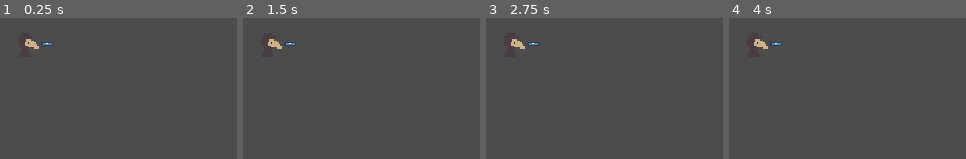
Above: before the commit, frames 1-4 (left to right).
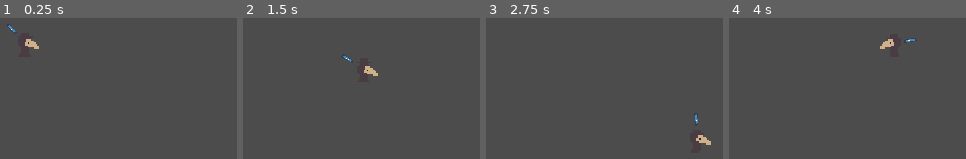
Above: after the commit, the same moments.

Repository: AJ08Coder/LudumDare52
Game: Godot game, scene res://Enviroment/World.tscn
Same seed, same stepped clock (60 frames per second), same inputs: the game is played once before the commit and once after it. The engine's default icon, where the game draws it, is replaced by a stand-in: a white triangle on a blue panel in a dark square.
Inputs (mouse positions are in pixels of both pictures, inside the frame that each line leads up to):
- Up to frame 1 (0.25 s): no input
- Up to frame 2 (1.5 s): tap Enter (ui_accept) at 0.5, 0.77 s; move the mouse to (outside the picture) at 0.52 s; hold D (move_right) 0.53-1.28 s; move the mouse to (outside the picture) at 1.27 s; hold S (move_down) from 1.28 s (still down)
- Up to frame 3 (2.75 s): tap Enter (ui_accept) at 1.52, 2 s; move the mouse to (outside the picture) at 2.02 s; release S (move_down) at 2.03 s; hold D (move_right) from 2.03 s (still down)
- Up to frame 4 (4 s): move the mouse to (800, 32) at 2.77 s; release D (move_right) at 2.78 s; hold W (move_up) 2.78-3.53 s; tap Enter (ui_accept) at 3.02, 3.5, 3.77 s; move the mouse to (outside the picture) at 3.52 s; hold A (move_left) from 3.53 s (still down)

The runs differ from the first frame. In frame 1, 0.1% of the frame differs, in the area x 3-22%, y 4-20%; in frame 2, 0.6%; in frame 3, 0.6%, in the area x 10-95%, y 14-91%; in frame 4, 0.6%.
Error before the commit: Parse Error: Expected an identifier for the local variable name. (res://Characters/Player/Player.gd:47)
Error after the commit: Attempt to call function 'add_child' in base 'null instance' on a null instance. (res://Enviroment/World.gd:20)

Commit message:
Global script

Diff:
--- a/Characters/Player/Player.gd
+++ b/Characters/Player/Player.gd
@@ -43,7 +43,10 @@
 	# may need to offset it later (after stepify step)
 	spot.x = stepify($Sprite/FootCheck.position.x, tile_size)
 	spot.y = stepify($Sprite/FootCheck.position.y, tile_size)
-	var
+	var crop_inst = crop.instance()
+	# crop params go here later
+	crop_inst.global_position = spot
+	get_parent().get_node("Crops").add_child(crop_inst)
 
 #Enemy AI
 
--- a/Characters/Player/Player.tscn
+++ b/Characters/Player/Player.tscn
@@ -1,9 +1,10 @@
-[gd_scene load_steps=11 format=2]
+[gd_scene load_steps=12 format=2]
 
 [ext_resource path="res://Art/plaguedoctor.png" type="Texture" id=1]
 [ext_resource path="res://Characters/Player/Player.gd" type="Script" id=2]
 [ext_resource path="res://icon.png" type="Texture" id=3]
 [ext_resource path="res://Characters/Enemy/laser.tscn" type="PackedScene" id=4]
+[ext_resource path="res://Enviroment/Crop.tscn" type="PackedScene" id=5]
 
 [sub_resource type="RectangleShape2D" id=3]
 extents = Vector2( 3.5, 7 )
@@ -52,6 +53,7 @@
 [node name="Player" type="KinematicBody2D"]
 collision_mask = 4
 script = ExtResource( 2 )
+crop = ExtResource( 5 )
 
 [node name="laser" parent="." instance=ExtResource( 4 )]
 visible = false
--- /dev/null
+++ b/Enviroment/Global.gd
@@ -0,0 +1,3 @@
+extends Node
+
+var crop_spots = []
--- a/project.godot
+++ b/project.godot
@@ -13,6 +13,10 @@
 config/name="Ludum Dare 52"
 run/main_scene="res://Enviroment/World.tscn"
 config/icon="res://icon.png"
+
+[autoload]
+
+Global="*res://Enviroment/Global.gd"
 
 [display]
 
Not shown: 1 places in Enviroment/World.tscn that only renumber resources
